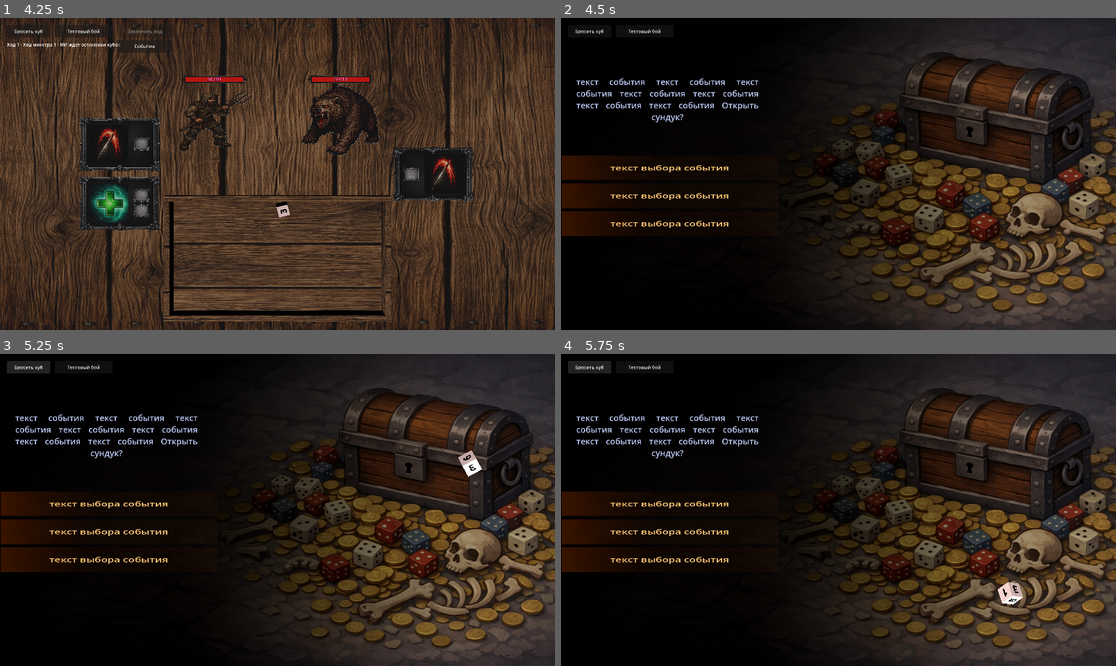
Above: before the commit, frames 1-4 (two rows, left to right).
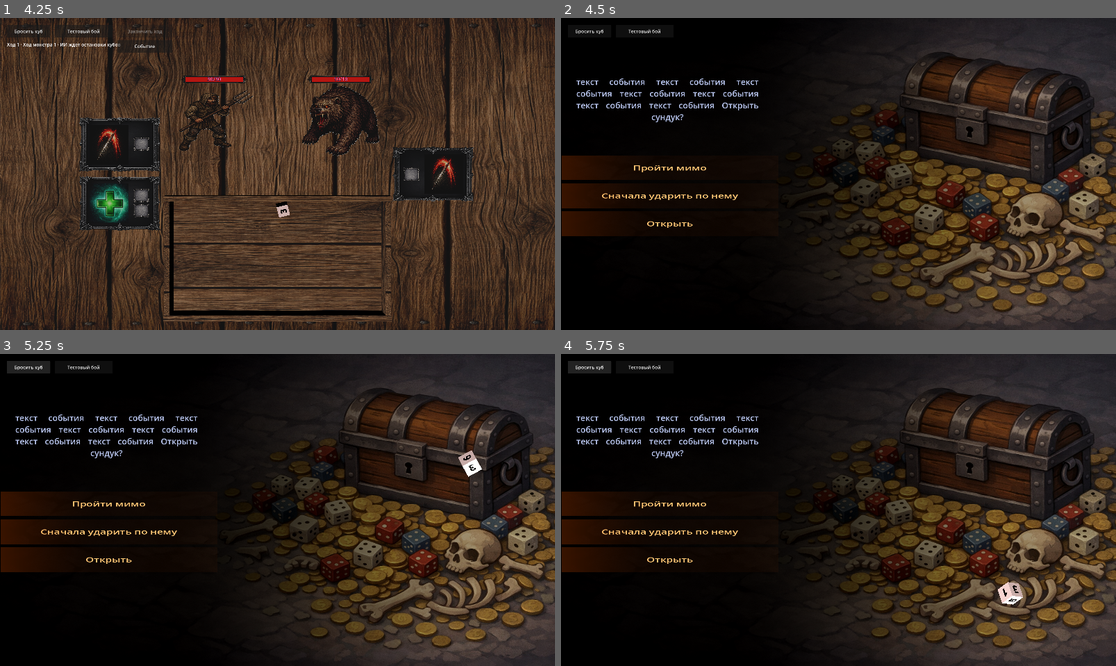
Above: after the commit, the same moments.

Repository: olegbogai-web/dicegame
Game: Godot game, scene res://scenes/board.tscn
Same seed, same stepped clock (60 frames per second), same inputs: the game is played once before the commit and once after it.
Inputs:
- Up to frame 1 (4.25 s): click "Бросить куб" at 0.5 s; click "Тестовый бой" at 1.25 s; click "Бросить куб" at 2 s; click "Тестовый бой" at 2.75 s; click "Закончить ход" at 3.5 s
- Up to frame 2 (4.5 s): click "Событие" at 4.25 s
- Up to frame 3 (5.25 s): click "Бросить куб" at 5 s
- Up to frame 4 (5.75 s): no input

Frame 1 is identical in both runs. In frame 2, 0.6% of the frame differs, in the area x 7-32%, y 46-68%; in frame 3, 0.6%; in frame 4, 0.6%.
Error before the commit: Invalid assignment of property or key 'modulate' with value of type 'Color' on a base object of type 'MeshInstance3D'. (res://scenes/scripts/event_room_control…

Commit message:
Revert "Клики и hover по всей площади варианта события; подгонка иконок на грани куба"

Diff:
--- a/content/dice/view/dice_face_view.gd
+++ b/content/dice/view/dice_face_view.gd
@@ -38,7 +38,7 @@
 			if face_definition.icon != null:
 				_icon_sprite.texture = face_definition.icon
 				_icon_sprite.modulate = face_definition.overlay_tint
-				_fit_sprite_to_face(_icon_sprite, face_definition.icon, face_size)
+				_icon_sprite.pixel_size = max(min_size / 128.0, 0.0001)
 				_icon_sprite.visible = true
 		DiceFaceDefinition.ContentType.TEXT:
 			_label.text = face_definition.text_value
@@ -94,17 +94,3 @@
 	texture.width = 128
 	texture.height = 128
 	return texture
-
-
-func _fit_sprite_to_face(sprite: Sprite3D, texture: Texture2D, face_size: Vector2) -> void:
-	var texture_size := texture.get_size()
-	if texture_size.x <= 0.0 or texture_size.y <= 0.0:
-		sprite.pixel_size = 0.0001
-		sprite.scale = Vector3.ONE
-		return
-	sprite.pixel_size = 1.0
-	sprite.scale = Vector3(
-		face_size.x / texture_size.x,
-		face_size.y / texture_size.y,
-		1.0
-	)
--- a/scenes/scripts/event_room_controller.gd
+++ b/scenes/scripts/event_room_controller.gd
@@ -18,8 +18,6 @@
 const POSITIVE_FACE_ICON := preload("res://assets/material/green.png")
 const NEUTRAL_FACE_ICON := preload("res://assets/material/yelow.png")
 const NEGATIVE_FACE_ICON := preload("res://assets/material/red.png")
-const DEFAULT_CHOICE_MODULATE := Color(1.0, 1.0, 1.0, 1.0)
-const HOVER_CHOICE_MODULATE := Color(1.0, 0.96, 0.72, 1.0)
 
 @export var event_definition: EventDefinition
 
@@ -34,7 +32,6 @@
 var _result_anchor_transform := Transform3D.IDENTITY
 var _event_dice: Dice
 var _is_resolving := false
-var _hovered_choice_background: MeshInstance3D
 
 
 func _ready() -> void:
@@ -49,7 +46,6 @@
 		_camera.current = true
 	_collect_choice_entries()
 	_apply_event_definition()
-	set_process(true)
 
 
 func _collect_choice_entries() -> void:
@@ -59,14 +55,11 @@
 	for choice_background in _choices_root.get_children():
 		if not choice_background is MeshInstance3D:
 			continue
-		var body := choice_background.get_node_or_null(^"choice_body") as StaticBody3D
 		var label := choice_background.get_node_or_null(^"text_choice") as Label3D
-		if body == null or label == null:
-			continue
-		choice_background.modulate = DEFAULT_CHOICE_MODULATE
+		if label == null:
+			continue
 		_choice_entries.append({
 			"background": choice_background,
-			"body": body,
 			"label": label,
 			"base_scale": choice_background.scale,
 			"base_label_scale": label.scale,
@@ -121,52 +114,26 @@
 			_try_pick_choice(mouse_button.position)
 
 
-func _process(_delta: float) -> void:
-	if _is_resolving:
-		_set_hovered_choice(null)
-		return
-	var mouse_position := get_viewport().get_mouse_position()
-	var hovered_entry := _pick_choice_entry(mouse_position)
-	_set_hovered_choice(hovered_entry.get("background") as MeshInstance3D if not hovered_entry.is_empty() else null)
-
-
 func _try_pick_choice(mouse_position: Vector2) -> void:
-	var entry := _pick_choice_entry(mouse_position)
-	if entry.is_empty():
-		return
-	_on_choice_selected(entry.get("choice") as EventChoiceDefinition)
-
-
-func _pick_choice_entry(mouse_position: Vector2) -> Dictionary:
 	if _camera == null:
-		return {}
+		return
 	var space_state := get_world_3d().direct_space_state
 	var ray_origin := _camera.project_ray_origin(mouse_position)
 	var ray_direction := _camera.project_ray_normal(mouse_position)
 	var query := PhysicsRayQueryParameters3D.create(ray_origin, ray_origin + ray_direction * 200.0)
 	var hit := space_state.intersect_ray(query)
 	if hit.is_empty():
-		return {}
+		return
 	var collider := hit.get("collider") as Node
 	if collider == null:
-		return {}
+		return
 	for entry in _choice_entries:
-		var body := entry.get("body") as StaticBody3D
-		if body == null:
-			continue
-		if collider == body:
-			return entry
-	return {}
-
-
-func _set_hovered_choice(background: MeshInstance3D) -> void:
-	if _hovered_choice_background == background:
-		return
-	if is_instance_valid(_hovered_choice_background):
-		_hovered_choice_background.modulate = DEFAULT_CHOICE_MODULATE
-	_hovered_choice_background = background
-	if is_instance_valid(_hovered_choice_background):
-		_hovered_choice_background.modulate = HOVER_CHOICE_MODULATE
+		var background := entry.get("background") as MeshInstance3D
+		if background == null:
+			continue
+		if collider == background or collider.get_parent() == background:
+			_on_choice_selected(entry.get("choice") as EventChoiceDefinition)
+			return
 
 
 func _on_choice_selected(choice: EventChoiceDefinition) -> void:
